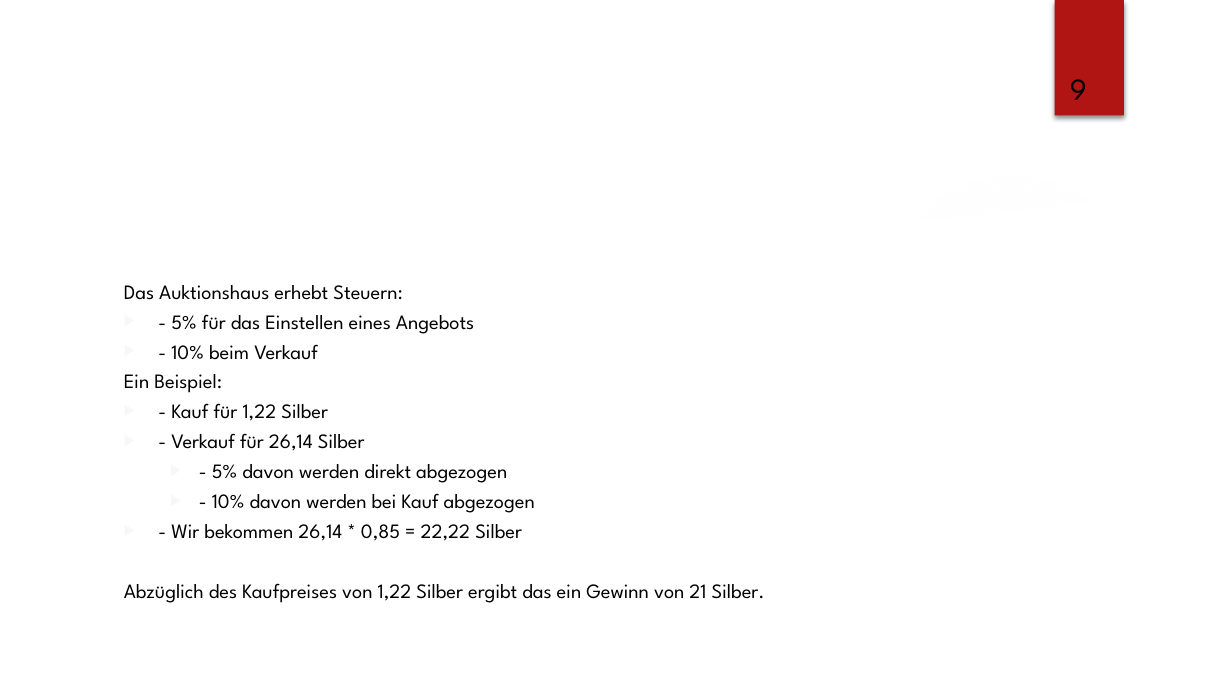
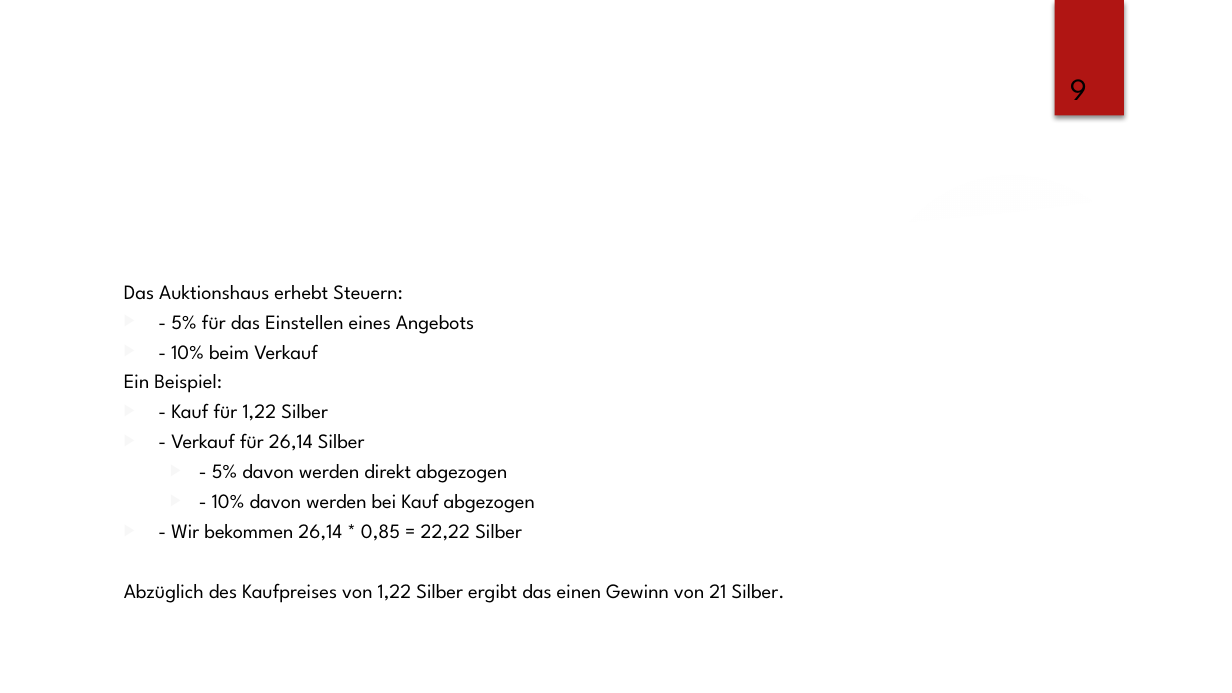
Before and after one commit to lz039/Gw2Trading, a slide deck: slide 9 of reports/presentation_custom_design.pptx. Drawn at 1232x693 pixels with LibreOffice and Linux fonts; fonts in the diff are those of the drawing; background and template pictures are left out. Boxes give left, top, right and bottom in pixels: in the first picture for what was removed or moved away, otherwise in the second. Text is boxed around its words. In the diff, an @@ line names an element or a change of style, - is before the commit and + after.

Commit message:
fixed typos, added some todos

```diff
--- a/reports/presentation_custom_design.pptx
+++ b/reports/presentation_custom_design.pptx
@@ text at box(124, 583, 785, 603): text changed @@
-Abzüglich des Kaufpreises von 1,22 Silber ergibt das ein Gewinn von 21 Silber.
+Abzüglich des Kaufpreises von 1,22 Silber ergibt das einen Gewinn von 21 Silber.
```
Also in this commit, not shown: 9 other slides changed.
